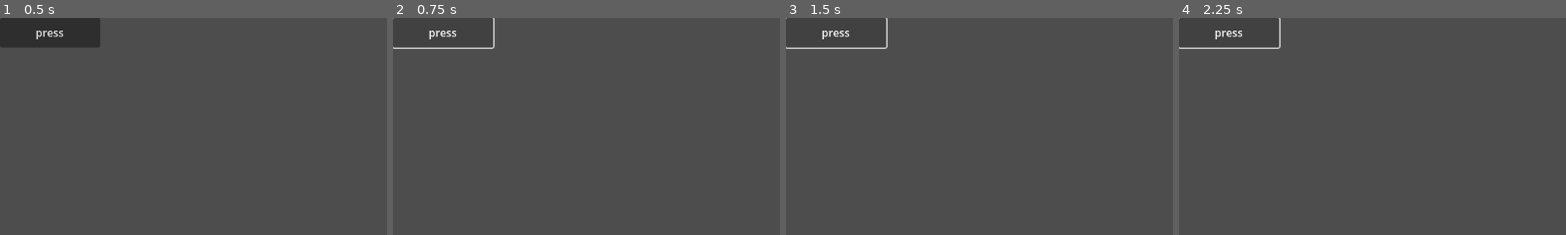
Above: before the commit, frames 1-4 (left to right).
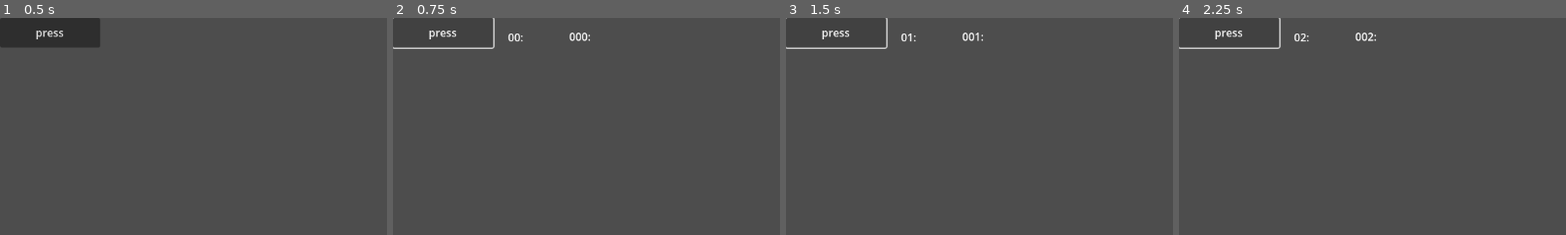
Above: after the commit, the same moments.

Repository: ChaffeyGameDevelopmentClub/SummerGameJam
Game: Godot game, scene res://whendead/dead_timer.tscn
Same seed, same stepped clock (60 frames per second), same inputs: the game is played once before the commit and once after it.
Inputs:
- Up to frame 1 (0.5 s): no input
- Up to frame 2 (0.75 s): click "press" at 0.5 s
- Up to frame 3 (1.5 s): click "press" at 1.25 s
- Up to frame 4 (2.25 s): click "press" at 2 s
The pictures show only the part of the screen within x 0-50%, y 0-50%; the shares and areas given below are measured in that part.

Frame 1 is identical in both runs. In frame 2, 0.2% of the frame differs, in the area x 29-51%, y 6-11%; in frame 3, 0.2%; in frame 4, 0.2%.

Commit message:
Update 10pm
I believe I add all player coins to a single timer.

Diff:
--- a/Godot/project.godot
+++ b/Godot/project.godot
@@ -23,6 +23,5 @@
 
 kill={
 "deadzone": 0.5,
-"events": [Object(InputEventKey,"resource_local_to_scene":false,"resource_name":"","device":-1,"window_id":0,"alt_pressed":false,"shift_pressed":false,"ctrl_pressed":false,"meta_pressed":false,"pressed":false,"keycode":0,"physical_keycode":75,"key_label":0,"unicode":107,"echo":false,"script":null)
-]
+"events": []
 }
--- a/Godot/script/adrian_global.gd
+++ b/Godot/script/adrian_global.gd
@@ -2,5 +2,7 @@
 
 var coin1 = 0
 var coin2 = 0
-var coin3 = 20
+var coin3 = 0
 var coin4 = 0
+
+signal bomb_press
--- a/Godot/script/dead_timer_script.gd
+++ b/Godot/script/dead_timer_script.gd
@@ -7,30 +7,35 @@
 
 func _ready():
 	$CoinPlayer1.start()
-	$CoinPlayer2.start()
-	$CoinPlayer3.start()
-	$CoinPlayer4.start()
 
 #Checks if players coins are less than 10
-func _process(delta):
-	print(AdrianGlobal.coin1)
-
-
-
 func _on_coin_player_1_timeout()-> void:
+	#player 1 coins
+	#if player1 is dead:
 	if AdrianGlobal.coin1 <= 50:
 		AdrianGlobal.coin1 += 1
 		print(AdrianGlobal.coin1)
-	if AdrianGlobal.coin1 >= 50:
-		$CoinPlayer1.stop()
-
-
+		#player 2 coins
+	if AdrianGlobal.coin2 <= 50:
+		AdrianGlobal.coin2 += 1
+		print(AdrianGlobal.coin2)
+		#player 3 coins
+	if AdrianGlobal.coin3 <= 50:
+		AdrianGlobal.coin3 += 1
+		print(AdrianGlobal.coin3)
+		#player 4 coins
+	if AdrianGlobal.coin4 <= 50:
+		AdrianGlobal.coin4 += 1
+		print(AdrianGlobal.coin4)
 
 
 
 func _on_button_pressed():
 	if AdrianGlobal.coin1 >= 10:
+		AdrianGlobal.emit_signal("bomb_press")
 		AdrianGlobal.coin1 -= 10
 		$CoinPlayer1.start()
 	else:
 		print("NO WORK")
+	$PlayerCoin1.text = "%02d:" % AdrianGlobal.coin1
+	$PlayerCoin2.text = "%03d:" % AdrianGlobal.coin2
--- /dev/null
+++ b/Godot/whendead/bomb_spawner.gd
@@ -0,0 +1,20 @@
+extends Node
+
+@export var bomb: PackedScene
+
+func _ready():
+	AdrianGlobal.connect("bomb_press",spawn_bomb)
+
+
+
+func spawn_bomb():
+	var new_bomb = bomb.instantiate()
+	new_bomb.global_position = Vector3.ZERO
+	add_child(new_bomb)
+
+
+
+
+#func bomb_emit():
+	#if AdrianGlobal.bomb_press:
+		#spawn_bomb()
--- a/Godot/whendead/dead_timer.tscn
+++ b/Godot/whendead/dead_timer.tscn
@@ -8,18 +8,23 @@
 [node name="CoinPlayer1" type="Timer" parent="."]
 process_callback = 0
 
-[node name="CoinPlayer2" type="Timer" parent="."]
-
-[node name="CoinPlayer3" type="Timer" parent="."]
-
-[node name="CoinPlayer4" type="Timer" parent="."]
-process_callback = 0
-
 [node name="Button" type="Button" parent="."]
 offset_right = 149.0
 offset_bottom = 44.0
 text = "press"
 
+[node name="PlayerCoin1" type="Label" parent="."]
+offset_left = 171.0
+offset_top = 17.0
+offset_right = 211.0
+offset_bottom = 40.0
+
+[node name="PlayerCoin2" type="Label" parent="."]
+offset_left = 262.0
+offset_top = 16.0
+offset_right = 302.0
+offset_bottom = 39.0
+
 [connection signal="ready" from="CoinPlayer1" to="." method="_on_coin_player_1_ready"]
 [connection signal="timeout" from="CoinPlayer1" to="." method="_on_coin_player_1_timeout"]
 [connection signal="pressed" from="Button" to="." method="_on_button_pressed"]
--- /dev/null
+++ b/Godot/whendead/test_scene.tscn
@@ -0,0 +1,21 @@
+[gd_scene load_steps=4 format=3 uid="uid://2t3fyv7qrj1o"]
+
+[ext_resource type="Script" path="res://whendead/bomb_spawner.gd" id="1_1ftqi"]
+[ext_resource type="PackedScene" uid="uid://ba1vlh837w5tj" path="res://placeholders/shgun.glb" id="2_1fc81"]
+[ext_resource type="PackedScene" uid="uid://tdwswcrnkfy7" path="res://whendead/dead_timer.tscn" id="3_ngn6d"]
+
+[node name="TestScene" type="Node3D"]
+
+[node name="DirectionalLight3D" type="DirectionalLight3D" parent="."]
+transform = Transform3D(-0.866023, -0.433016, 0.250001, 0, 0.499998, 0.866027, -0.500003, 0.749999, -0.43301, 0, 0, 0)
+shadow_enabled = true
+
+[node name="Camera3D" type="Camera3D" parent="."]
+transform = Transform3D(0.999734, -0.0230193, 0.00126078, -0.00297361, -0.0745267, 0.997215, -0.0228612, -0.996953, -0.0745754, 0.0221682, 2.47716, -0.0306739)
+current = true
+
+[node name="BombSpawner" type="Node" parent="."]
+script = ExtResource("1_1ftqi")
+bomb = ExtResource("2_1fc81")
+
+[node name="DeadTimer" parent="." instance=ExtResource("3_ngn6d")]
